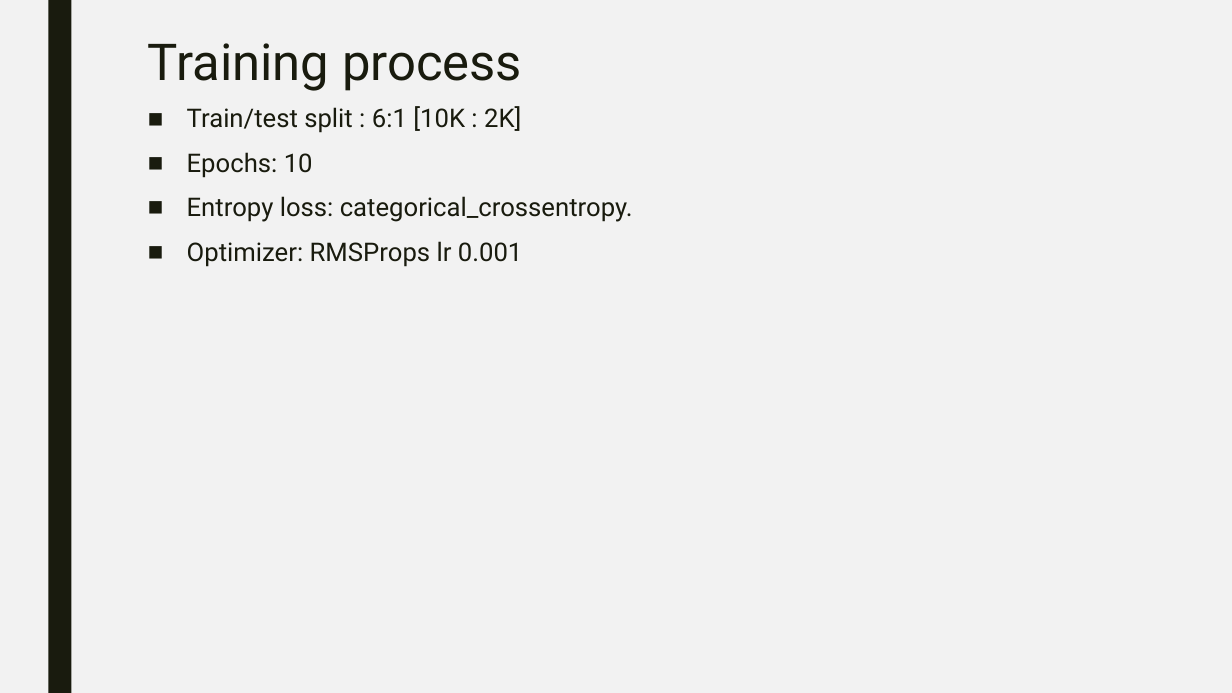
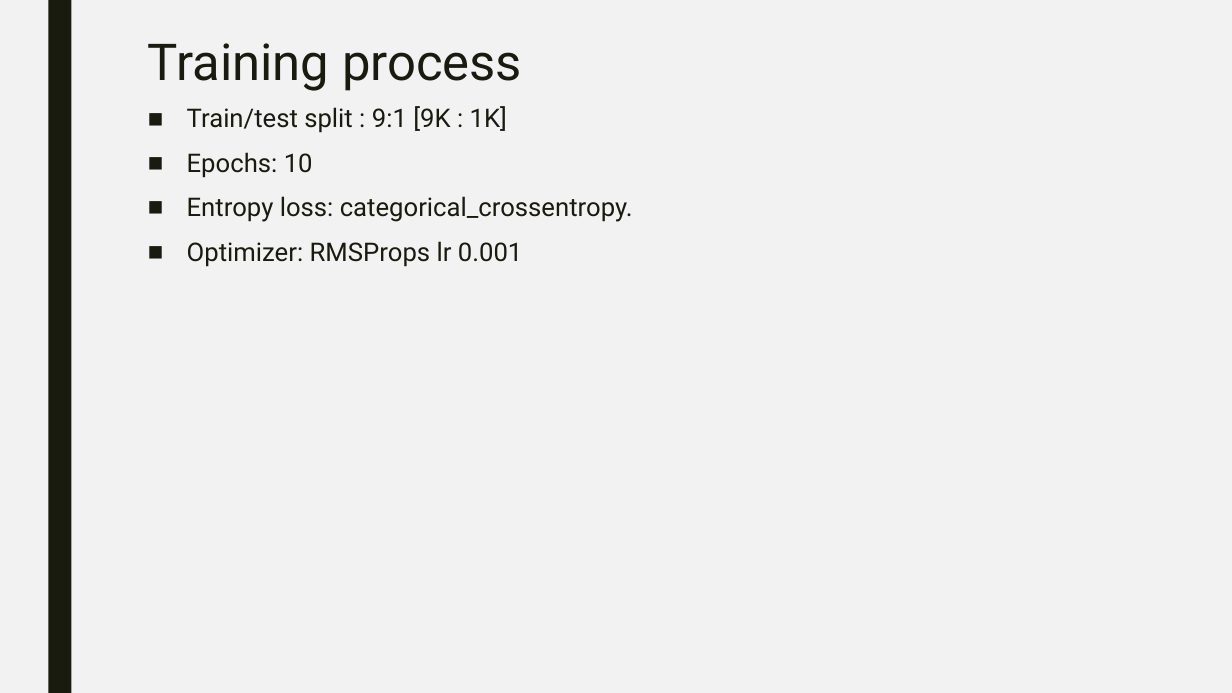
Before and after one commit to aadishjoshi/UniversalOpenImagePredictor, a slide deck: slide 14 of 01 Presentation/UniversalOpenImagePredictor.pptx (slide 12 before the commit). Drawn at 1232x693 pixels with LibreOffice and Linux fonts; fonts in the diff are those of the drawing. Boxes give left, top, right and bottom in pixels: in the first picture for what was removed or moved away, otherwise in the second. Text is boxed around its words. In the diff, an @@ line names an element or a change of style, - is before the commit and + after.

```diff
--- a/01 Presentation/UniversalOpenImagePredictor.pptx
+++ b/01 Presentation/UniversalOpenImagePredictor.pptx
@@ text at (187,106,507,133): text changed @@
-■ Train/test split : 6:1 [10K : 2K]
+■ Train/test split : 9:1 [9K : 1K]
```
Also in this commit, not shown: 3 other slides changed, 2 slides added, 1 other file.
